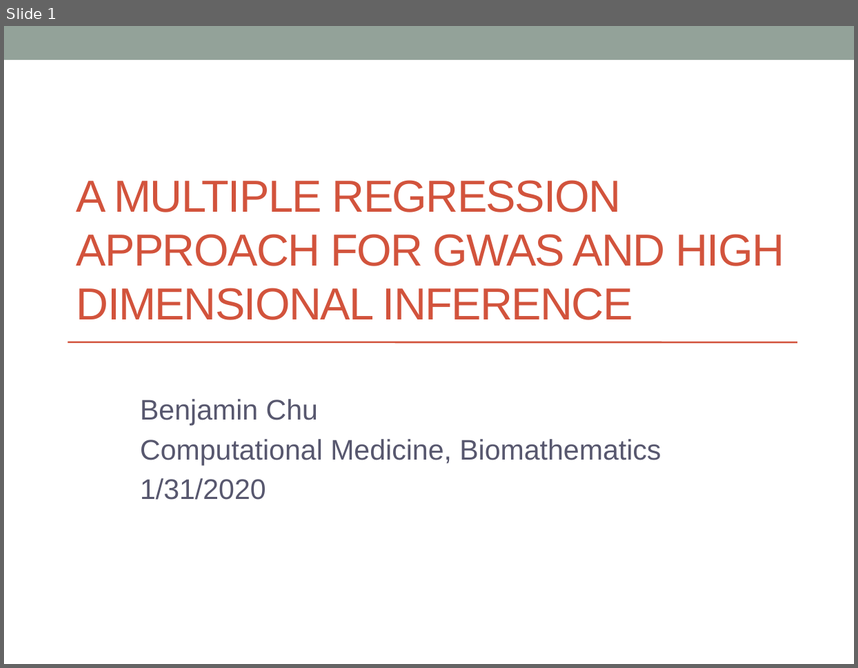
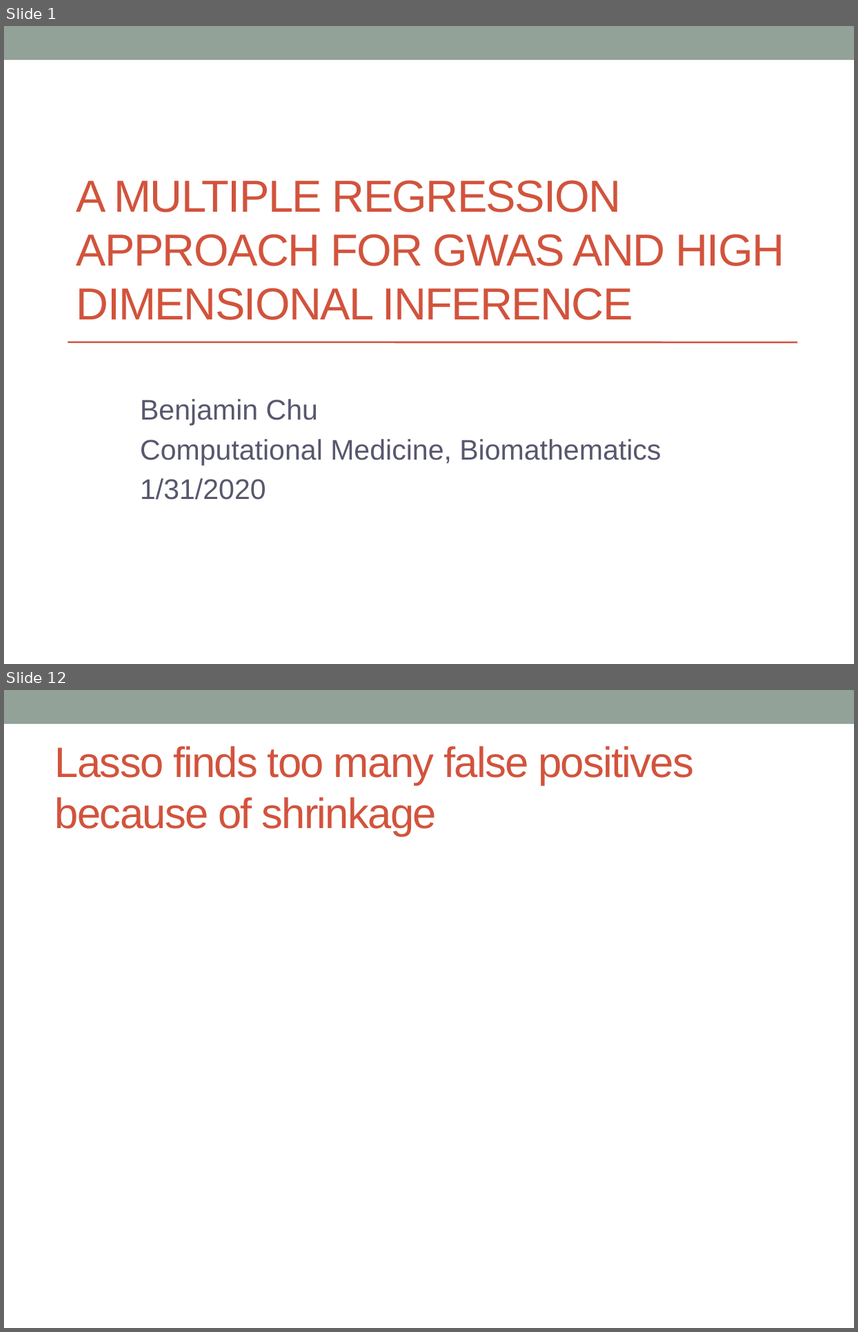
Before and after one commit to biona001/public-talks, a slide deck: QCBio luncheon 2020/Presentation1.pptx. Shown one above the other, each under a label of ours: slide 1 before the commit, slides 1 and 12 after it; the slides between them are not shown. The pictures are 858x668 and 858x1332 pixels, drawn with LibreOffice and Linux fonts; fonts in the diff are those of the drawing. Boxes give left, top, right and bottom in pixels: in the first picture for what was removed or moved away, otherwise in the second. Text is boxed around its words. In the diff, an @@ line names an element or a change of style, - is before the commit and + after.

```diff
--- a/QCBio luncheon 2020/Presentation1.pptx
+++ b/QCBio luncheon 2020/Presentation1.pptx
@@ slide 12 added at bbox=[4, 690, 854, 1328], background #FFFFFF; not listed: 1 template element that a slide beside it also shows @@
@@ title added at bbox=[55, 746, 694, 836], 36 pt, text #D2533C @@
+Lasso finds too many false positives because of shrinkage
```
Also in this commit, not shown: 2 slides changed, 8 other slides added, 4 other files.
